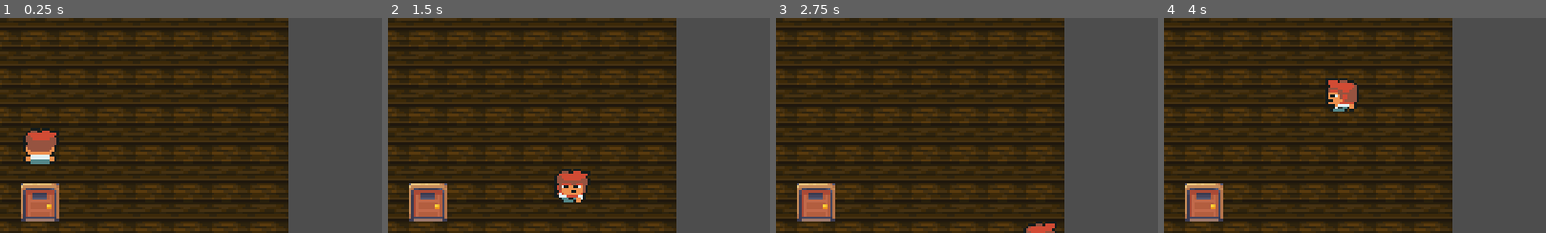
Above: before the commit, frames 1-4 (left to right).
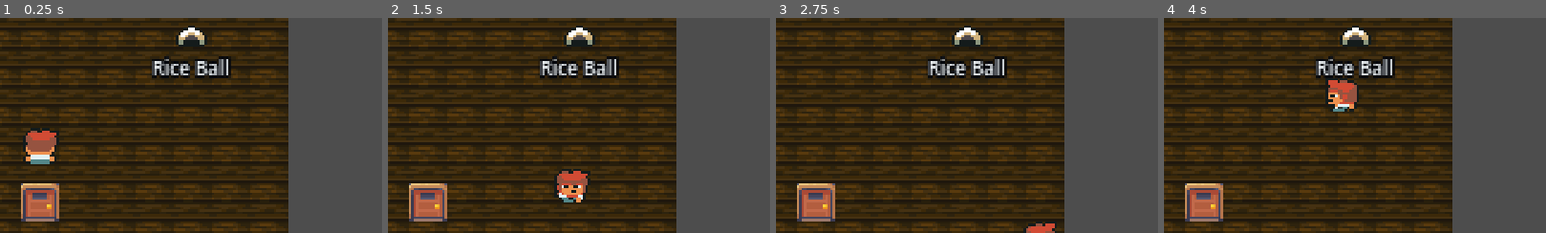
Above: after the commit, the same moments.

Repository: greenhmatthew-ux/sushi-valley
Game: Godot game, scene res://src/scenes/interior_house.tscn
The game is run twice, just before and just after one commit, with the same random seed, the same clock (stepped at 60 frames per second) and the same inputs. This scene is started directly instead of the project's main scene.
Inputs (mouse positions are % of the whole screen's width and height, from its top left):
- Up to frame 1 (0.25 s): no input
- Up to frame 2 (1.5 s): tap Enter (ui_accept) at 0.5, 0.77 s; move the mouse to (72, 45) at 0.52 s; hold D (move_right) 0.53-1.28 s; hold J (attack) 0.53-1.28 s; click (72, 45) at 0.67 s; move the mouse to (30, 55) at 1.27 s; hold S (move_down) from 1.28 s (still down); tap E (interact) at 1.35 s
- Up to frame 3 (2.75 s): tap Enter (ui_accept) at 1.52 s; move the mouse to (60, 28) at 2.02 s; release S (move_down) at 2.03 s; hold D (move_right) from 2.03 s (still down); tap 1 at 2.1 s
- Up to frame 4 (4 s): tap Enter (ui_accept) at 2.75, 3.02, 3.77 s; move the mouse to (45, 70) at 2.77 s; release D (move_right) at 2.78 s; hold W (move_up) 2.78-3.53 s; tap J (attack) at 2.85 s; click (45, 70) at 2.92 s; move the mouse to (80, 65) at 3.52 s; hold A (move_left) from 3.53 s (still down); hold E (interact) from 3.53 s (still down)
The pictures show only the part of the screen within x 45-95%, y 34-84%; the shares and areas given below are measured in that part.

The runs differ from the first frame. In frame 1, 2.2% of the frame differs, in the area x 39-61%, y 3-28%; in frame 2, 2.2%; in frame 3, 2.2%; in frame 4, 2.2%.

Commit message:
feat(content): reachable slimes + loot (village field and inside the house)
Wires the combat + inventory systems into actual play:
- world.tscn — three slimes in the open grass field beside the left house (verified
  on-grass, clear of trees/roads), plus a Rice Ball field pickup. Walk over and swing
  (J / LMB) to fight; grab the pickup to fill the bag.
- interior_house.tscn — a Rice Ball x2 pickup inside the house, so entering pays off.

All 11 suites pass; slime/loot placement confirmed by screenshot.

Diff:
--- a/src/scenes/interior_house.tscn
+++ b/src/scenes/interior_house.tscn
@@ -7,6 +7,7 @@
 [ext_resource type="Script" path="res://src/entities/spawn_point.gd" id="5_spawn"]
 [ext_resource type="Texture2D" path="res://assets/objects/door.png" id="6_doortex"]
 [ext_resource type="Texture2D" path="res://assets/objects/sprout-basic-furniture.png" id="7_furn"]
+[ext_resource type="PackedScene" path="res://src/entities/item_pickup.tscn" id="8_pickup"]
 
 [sub_resource type="TileSetAtlasSource" id="atlas_int"]
 texture = ExtResource("2_tex")
@@ -58,3 +59,8 @@
 position = Vector2(104, 104)
 script = ExtResource("5_spawn")
 spawn_id = "interior_entry"
+
+[node name="Loot" parent="Entities" instance=ExtResource("8_pickup")]
+position = Vector2(168, 56)
+item_id = "rice_ball"
+qty = 2
--- a/src/scenes/world.tscn
+++ b/src/scenes/world.tscn
@@ -12,6 +12,8 @@
 [ext_resource type="PackedScene" path="res://src/entities/npc.tscn" id="9_npc"]
 [ext_resource type="PackedScene" path="res://src/entities/door.tscn" id="10_door"]
 [ext_resource type="Script" path="res://src/entities/spawn_point.gd" id="11_spawn"]
+[ext_resource type="PackedScene" path="res://src/entities/enemy.tscn" id="12_enemy"]
+[ext_resource type="PackedScene" path="res://src/entities/item_pickup.tscn" id="13_pickup"]
 
 [sub_resource type="TileSetAtlasSource" id="TileSetAtlasSource_7325u"]
 texture = ExtResource("2_qxjwa")
@@ -3766,3 +3768,17 @@
 position = Vector2(176, 292)
 script = ExtResource("11_spawn")
 spawn_id = "house_door"
+
+[node name="Slime1" parent="Props" instance=ExtResource("12_enemy")]
+position = Vector2(248, 168)
+
+[node name="Slime2" parent="Props" instance=ExtResource("12_enemy")]
+position = Vector2(288, 196)
+
+[node name="Slime3" parent="Props" instance=ExtResource("12_enemy")]
+position = Vector2(232, 212)
+
+[node name="FieldLoot" parent="Props" instance=ExtResource("13_pickup")]
+position = Vector2(304, 180)
+item_id = "rice_ball"
+qty = 1
Not shown: 1 places in src/scenes/interior_house.tscn that only renumber resources
